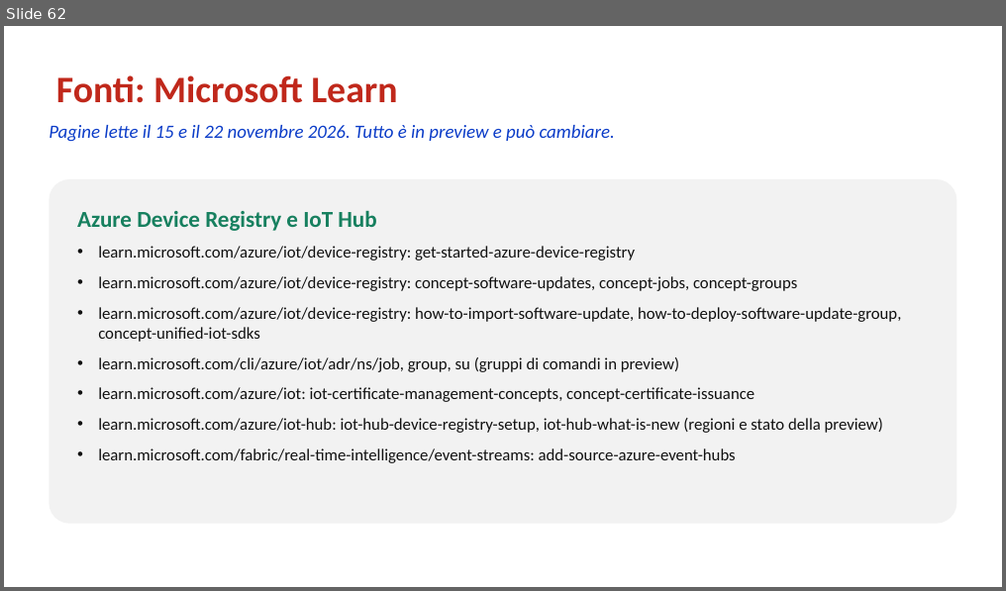
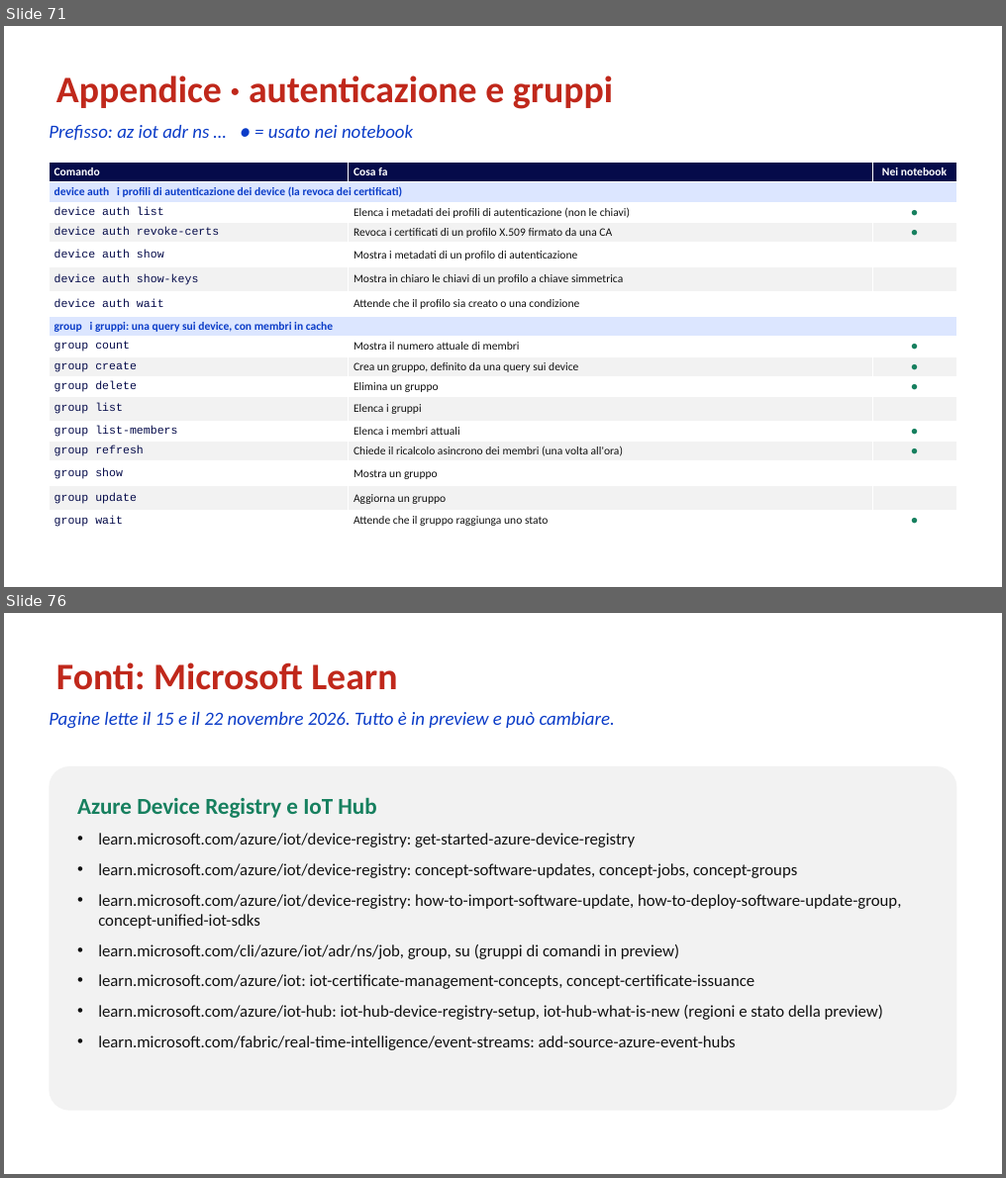
Before and after one commit to marcoparenzan/WPC2026, a slide deck: slides/IoT-Hub-ADR-Lezione.nuova.pptx. Shown one above the other, each under a label of ours: slide 62 before the commit, slides 71 and 76 after it; the slides between them are not shown. The pictures are 1006x591 and 1006x1178 pixels, drawn with LibreOffice and Linux fonts; fonts in the diff are those of the drawing. Boxes give left, top, right and bottom in pixels: in the first picture for what was removed or moved away, otherwise in the second. Text is boxed around its words. In the diff, an @@ line names an element or a change of style, - is before the commit and + after.

```diff
--- a/slides/IoT-Hub-ADR-Lezione.nuova.pptx
+++ b/slides/IoT-Hub-ADR-Lezione.nuova.pptx
@@ slide 71 added at (4, 26, 1002, 587), background #FFFFFF @@
@@ title added at (56, 76, 613, 109), 36 pt, text #C0281B, bold @@
+Appendice · autenticazione e gruppi
@@ text added at (49, 125, 413, 141), 18 pt, text #0B3CC8, italic @@
+Prefisso: az iot adr ns … ● = usato nei notebook
@@ table added at (49, 163, 957, 531), 17 rows, 3 columns @@
+Comando | Cosa fa | Nei notebook
+device auth i profili di autenticazione dei device (la revoca dei certificati) |  | 
+device auth list | Elenca i metadati dei profili di autenticazione (non le chiavi) | ●
+device auth revoke-certs | Revoca i certificati di un profilo X.509 firmato da una CA | ●
+device auth show | Mostra i metadati di un profilo di autenticazione | 
+device auth show-keys | Mostra in chiaro le chiavi di un profilo a chiave simmetrica | 
+device auth wait | Attende che il profilo sia creato o una condizione | 
+group i gruppi: una query sui device, con membri in cache |  | 
+group count | Mostra il numero attuale di membri | ●
+group create | Crea un gruppo, definito da una query sui device | ●
+group delete | Elimina un gruppo | ●
+group list | Elenca i gruppi | 
+group list-members | Elenca i membri attuali | ●
+group refresh | Chiede il ricalcolo asincrono dei membri (una volta all'ora) | ●
+group show | Mostra un gruppo | 
+group update | Aggiorna un gruppo | 
+group wait | Attende che il gruppo raggiunga uno stato | ●
@@ what was slide 62 is now slide 76 @@
```
Also in this commit, not shown: 1 slide changed, 13 other slides added, 34 other files.
